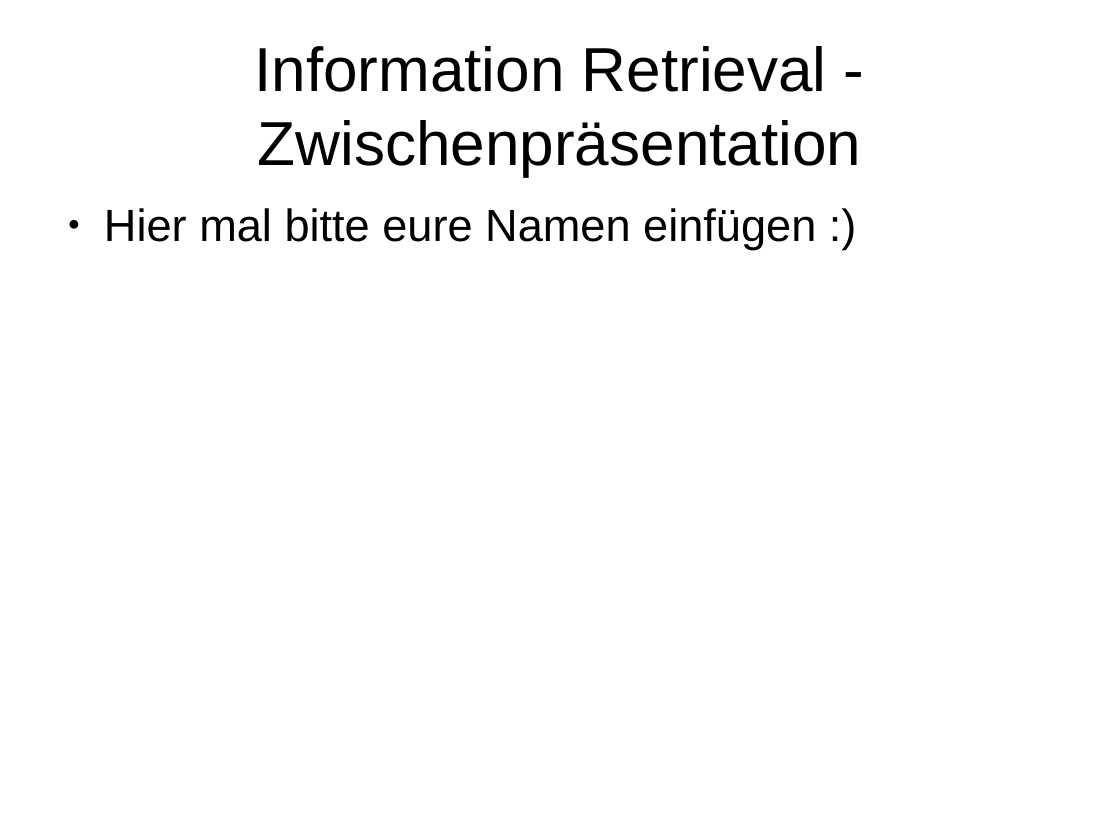
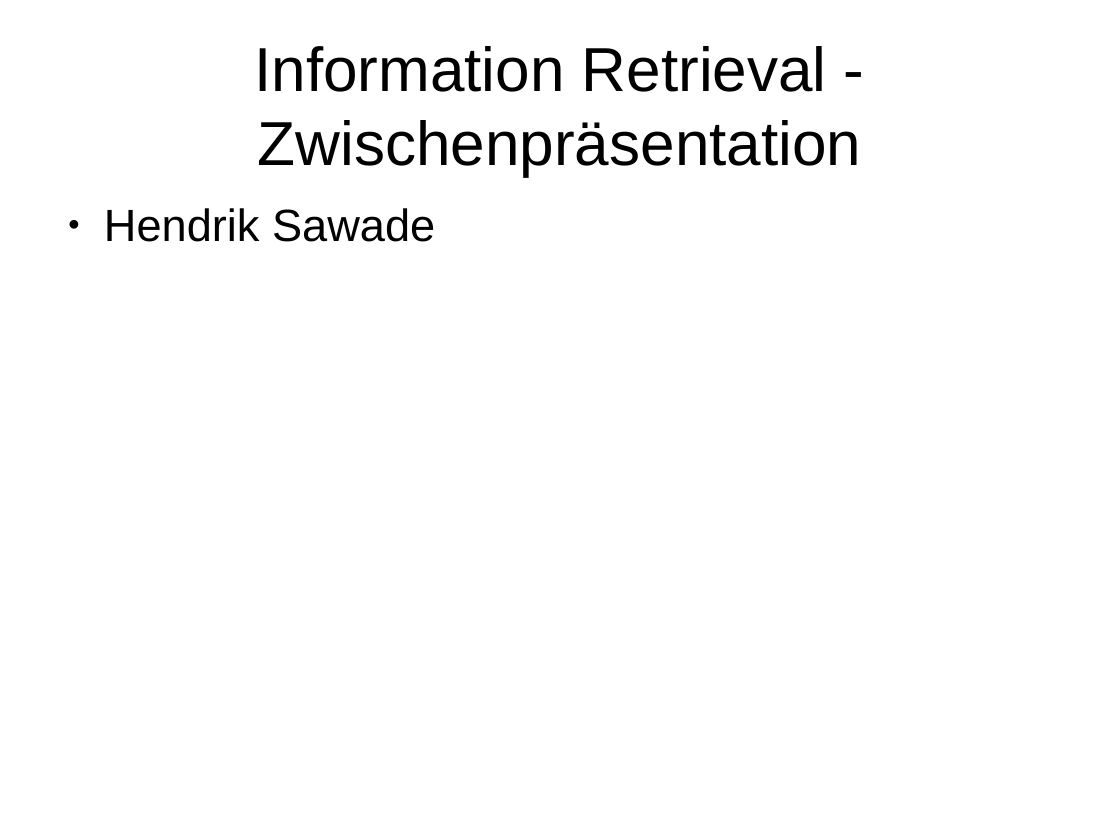
Before and after one commit to 43ndr1k/Digital-Text-Forensics, a slide deck: slide 1 of Zwischenpräsentation/Information Retrieval Zwischenpräsentation.odp. Drawn at 1120x840 pixels with LibreOffice and Linux fonts; fonts in the diff are those of the drawing. Boxes give left, top, right and bottom in pixels: in the first picture for what was removed or moved away, otherwise in the second. Text is boxed around its words. In the diff, an @@ line names an element or a change of style, - is before the commit and + after.

Commit message:
Hendriks Sprachteil hinzugefügt

```diff
--- a/Zwischenpräsentation/Information Retrieval Zwischenpräsentation.odp
+++ b/Zwischenpräsentation/Information Retrieval Zwischenpräsentation.odp
@@ text at [104, 208, 435, 242]: text changed @@
-● Hier mal bitte eure Namen einfügen :)
+● Hendrik Sawade
```
Also in this commit, not shown: 3 slides added, 1 slide removed.
